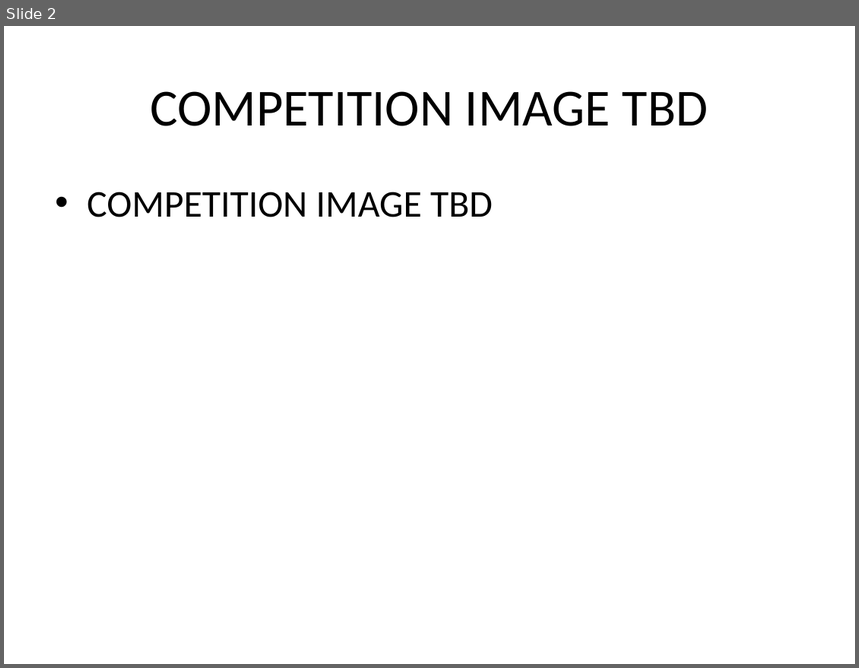
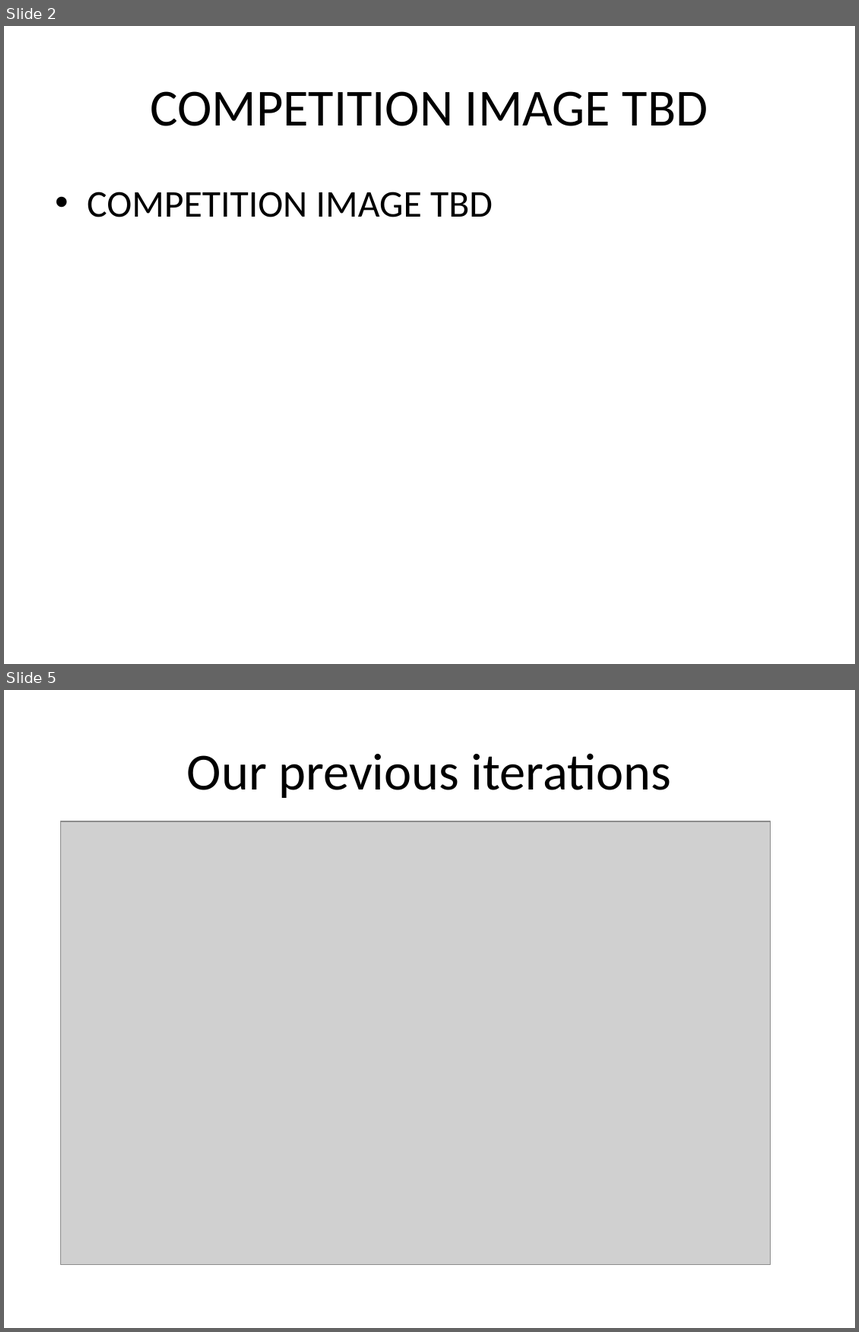
Before and after one commit to wolph/computer_graphics, a slide deck: Presentation.pptx. Shown one above the other, each under a label of ours: slide 2 before the commit, slides 2 and 5 after it; the slides between them are not shown. The pictures are 859x668 and 859x1332 pixels, drawn with LibreOffice and Linux fonts; fonts in the diff are those of the drawing; grey boxes stand for pictures. Boxes give left, top, right and bottom in pixels: in the first picture for what was removed or moved away, otherwise in the second. Text is boxed around its words. In the diff, an @@ line names an element or a change of style, - is before the commit and + after.

Commit message:
Addded some screenies of a few previous iterations (not necessarily chronologically)

```diff
--- a/Presentation.pptx
+++ b/Presentation.pptx
@@ slide 5 added at [4,690,855,1328], background #FFFFFF @@
@@ title added at [187,753,671,798], 44 pt, text #000000 @@
+Our previous iterations
@@ picture added at [61,822,770,1265] @@
```
Also in this commit, not shown: 1 slide changed, 4 other slides added.
